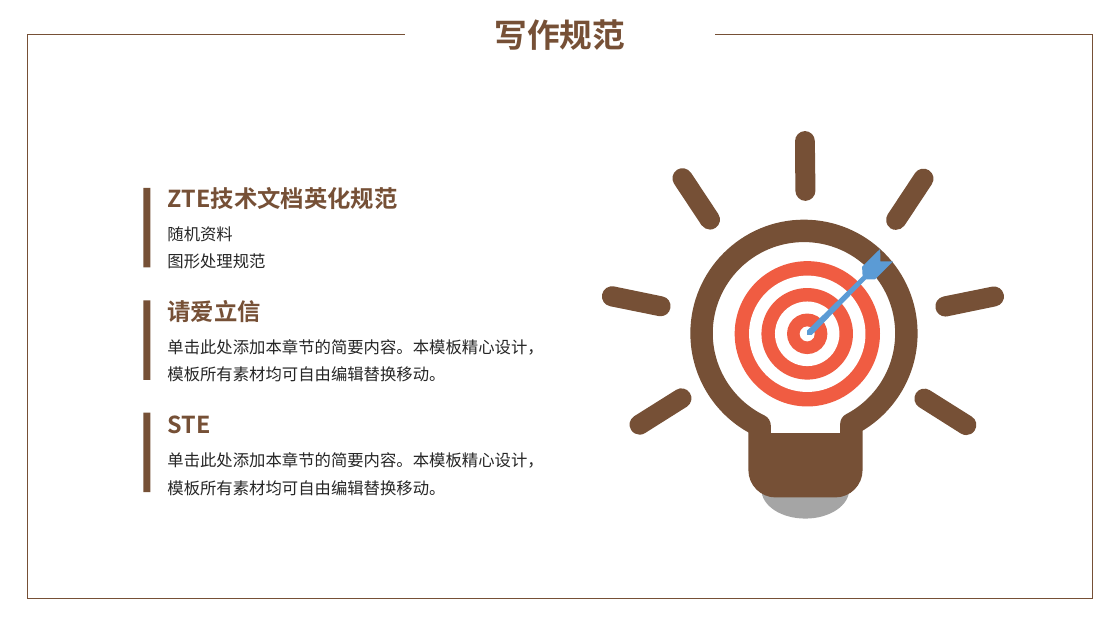
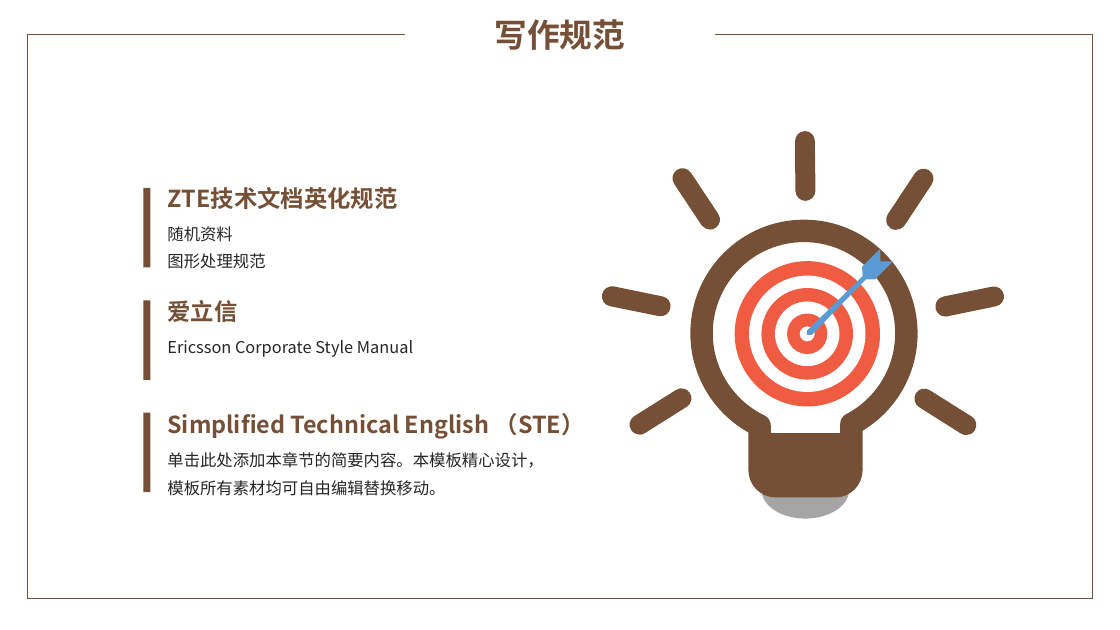
Before and after one commit to yaoyaodu/materials, a slide deck: slide 6 of docs/工具使用篇/绘图截图/PPT/1 素雅简约通用PPT模板.pptx. Drawn at 1120x630 pixels with LibreOffice and Linux fonts; fonts in the diff are those of the drawing; background and template pictures are left out. Boxes give left, top, right and bottom in pixels: in the first picture for what was removed or moved away, otherwise in the second. Text is boxed around its words. In the diff, an @@ line names an element or a change of style, - is before the commit and + after.

```diff
--- a/docs/工具使用篇/绘图截图/PPT/1 素雅简约通用PPT模板.pptx
+++ b/docs/工具使用篇/绘图截图/PPT/1 素雅简约通用PPT模板.pptx
@@ text at <box>167,300,237,322</box>: text changed @@
-请爱立信
+爱立信
@@ text at <box>167,340,413,357</box>: text changed @@
-单击此处添加本章节的简要内容。本模板精心设计，模板所有素材均可自由编辑替换移动。
+Ericsson Corporate Style Manual
@@ text at <box>167,413,585,439</box>: text changed @@
-STE
+Simplified Technical English （STE）
```
Also in this commit, not shown: 8 other slides changed, 11 slides added, 3 slides removed, 17 other files.
